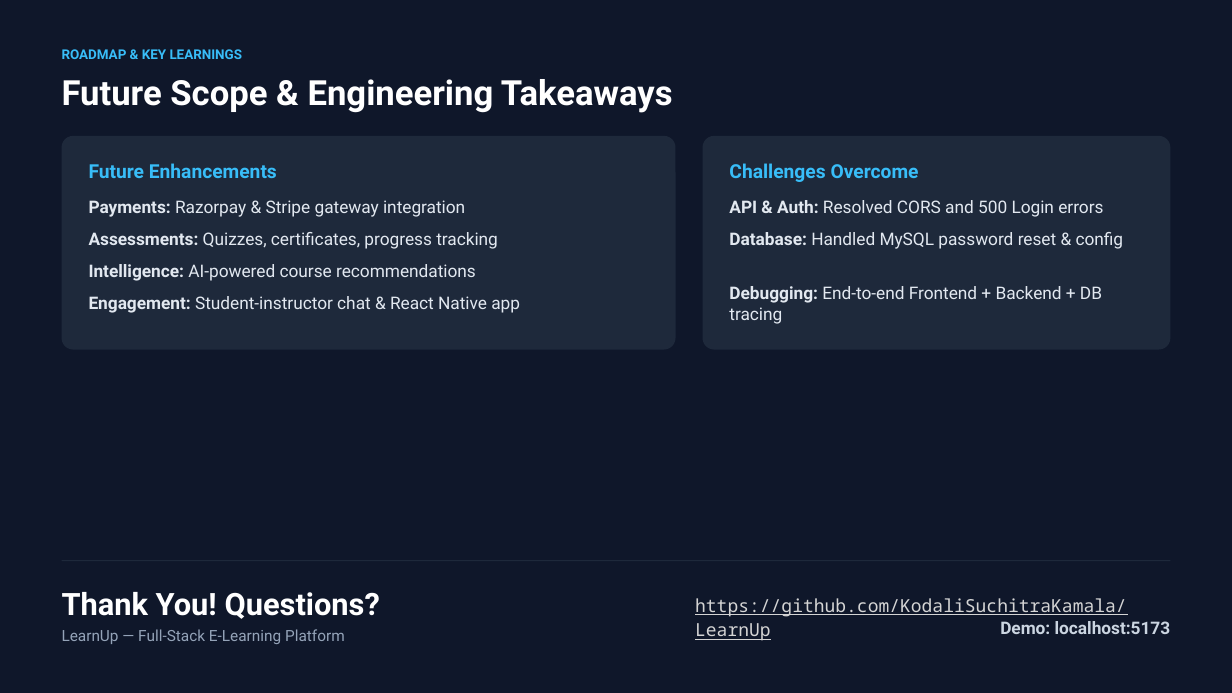
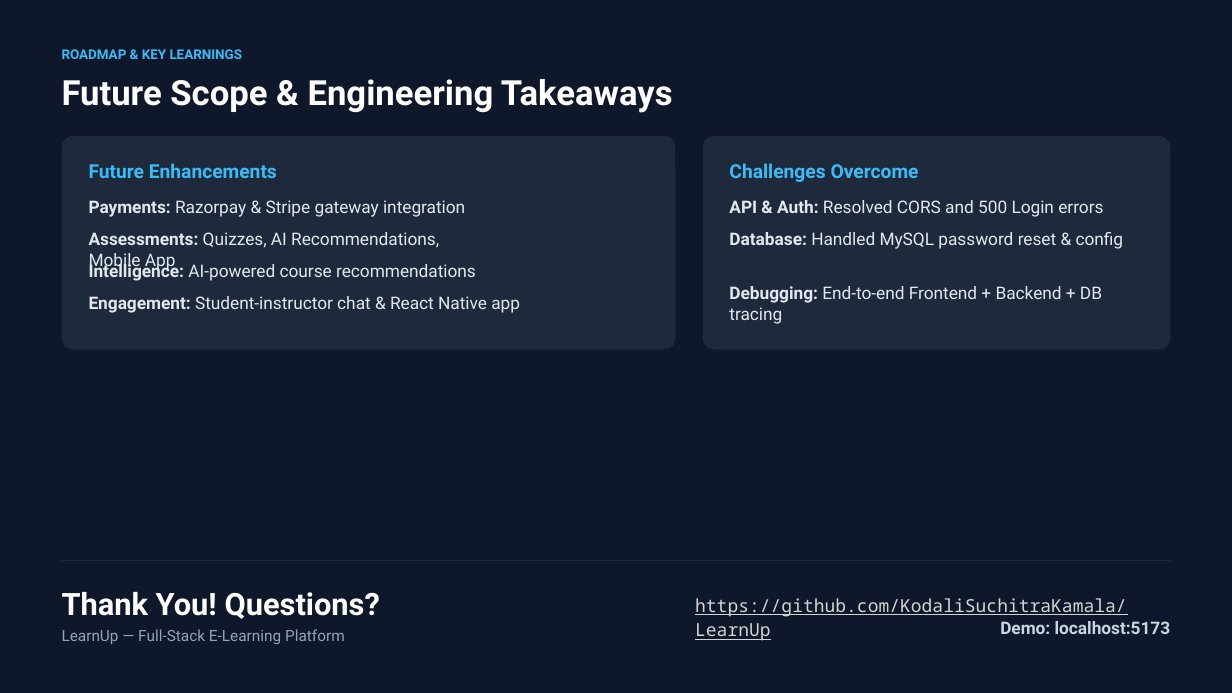
Before and after one commit to KodaliSuchitraKamala/LearnUp, a slide deck: slide 8 of Learnup.pptx (slide 9 before the commit). Drawn at 1232x693 pixels with LibreOffice and Linux fonts; fonts in the diff are those of the drawing. Boxes give left, top, right and bottom in pixels: in the first picture for what was removed or moved away, otherwise in the second. Text is boxed around its words. In the diff, an @@ line names an element or a change of style, - is before the commit and + after.

```diff
--- a/Learnup.pptx
+++ b/Learnup.pptx
@@ text at (89, 232, 439, 271): text changed @@
-Assessments: Quizzes, certificates, progress tracking
+Assessments: Quizzes, AI Recommendations, Mobile App
```
Also in this commit, not shown: 1 other slide changed, 1 slide removed, 2 other files.
